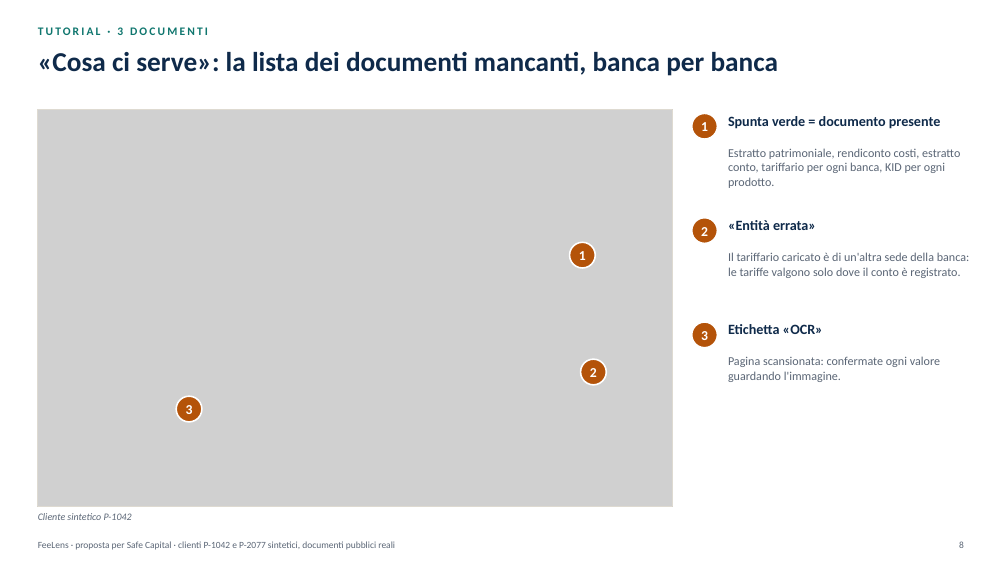
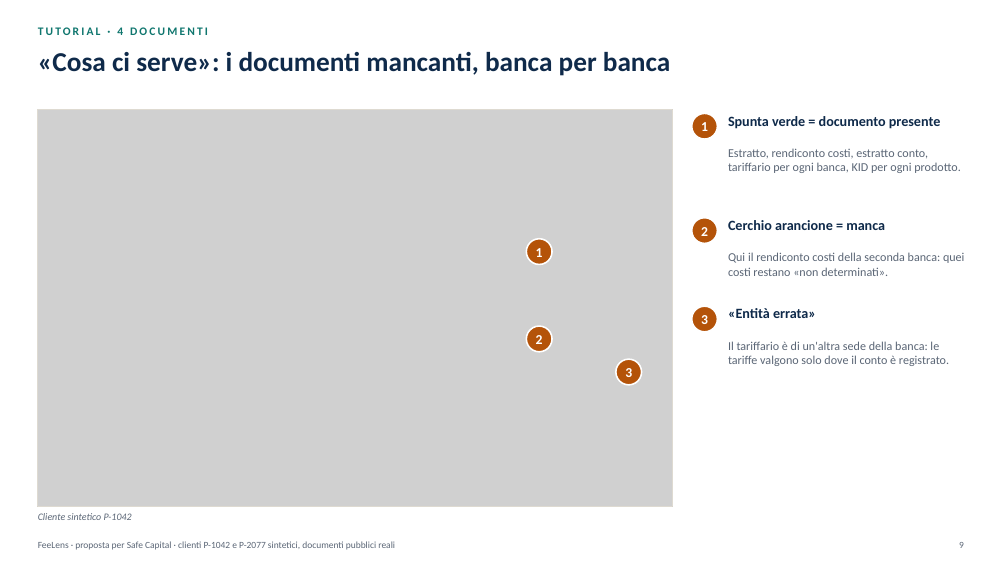
Before and after one commit to rossotti-alessandro/PortfolioCostEngine, a slide deck: slide 9 of slides/FeeLens_Proposta_IT.pptx (slide 8 before the commit). Drawn at 1008x567 pixels with LibreOffice and Linux fonts; fonts in the diff are those of the drawing; grey boxes stand for pictures. Boxes give left, top, right and bottom in pixels: in the first picture for what was removed or moved away, otherwise in the second. Text is boxed around its words. In the diff, an @@ line names an element or a change of style, - is before the commit and + after.

```diff
--- a/slides/FeeLens_Proposta_IT.pptx
+++ b/slides/FeeLens_Proposta_IT.pptx
@@ text at [38, 27, 208, 35]: text changed @@
-TUTORIAL · 3 DOCUMENTI
+TUTORIAL · 4 DOCUMENTI
@@ text at [38, 52, 670, 76]: text changed @@
-«Cosa ci serve»: la lista dei documenti mancanti, banca per banca
+«Cosa ci serve»: i documenti mancanti, banca per banca
@@ text at [728, 149, 960, 173]: text changed @@
-Estratto patrimoniale, rendiconto costi, estratto conto, tariffario per ogni banca, KID per ogni prodotto.
+Estratto, rendiconto costi, estratto conto, tariffario per ogni banca, KID per ogni prodotto.
@@ text "1": place and size @@
-text "1" at [579, 251, 586, 260]
+text "1" at [536, 248, 543, 257]
@@ ellipse: place and size @@
-ellipse at [569, 243, 595, 268]
+ellipse at [526, 239, 552, 265]
@@ text at [728, 220, 885, 230]: text changed @@
-«Entità errata»
+Cerchio arancione = manca
@@ text added at [728, 252, 964, 276], 11.5 pt, text #5B6676 @@
+Qui il rendiconto costi della seconda banca: quei costi restano «non determinati».
@@ text "2": place and size @@
-text "2" at [590, 368, 597, 377]
+text "2" at [536, 335, 543, 344]
@@ ellipse: place and size @@
-ellipse at [581, 359, 606, 385]
+ellipse at [526, 326, 552, 352]
@@ text "3": place and size @@
-text "3" at [701, 331, 708, 340]
+text "3" at [701, 315, 708, 324]
@@ ellipse: place and size @@
-ellipse at [692, 322, 718, 348]
+ellipse at [692, 306, 718, 332]
@@ text at [728, 308, 816, 318]: text changed @@
-Etichetta «OCR»
+«Entità errata»
@@ text "3": place and size @@
-text "3" at [186, 405, 193, 414]
+text "3" at [625, 368, 632, 377]
@@ ellipse: place and size @@
-ellipse at [176, 396, 202, 422]
+ellipse at [616, 359, 642, 385]
@@ text at [728, 341, 949, 366]: text changed @@
-Il tariffario caricato è di un'altra sede della banca: le tariffe valgono solo dove il conto è registrato.
+Il tariffario è di un'altra sede della banca: le tariffe valgono solo dove il conto è registrato.
@@ text removed at [728, 356, 940, 382] @@
-Pagina scansionata: confermate ogni valore guardando l'immagine.
```
Also in this commit, not shown: 24 other slides changed, 4 slides added, 1 slide removed, 36 other files.
